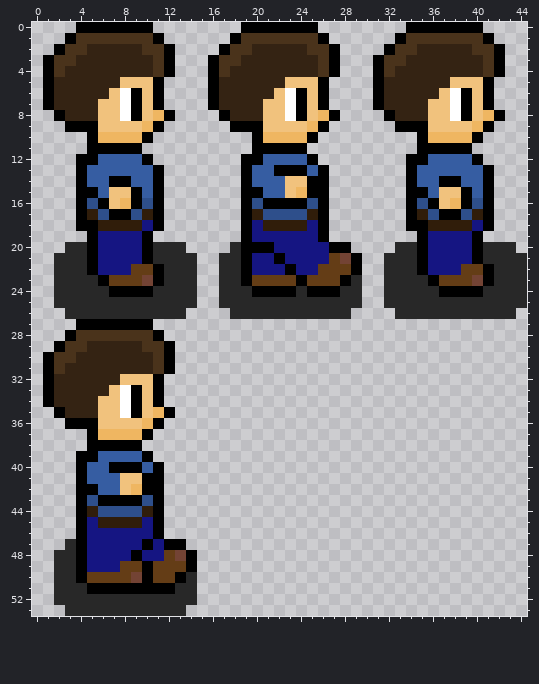
Pixel-art sprite, stored at Luckie's Journey/Characters/Luckie/Movement/Right/Luckie Right Movement .png. The first picture shows the starting point.
The file is 45x54 pixels.
The result:
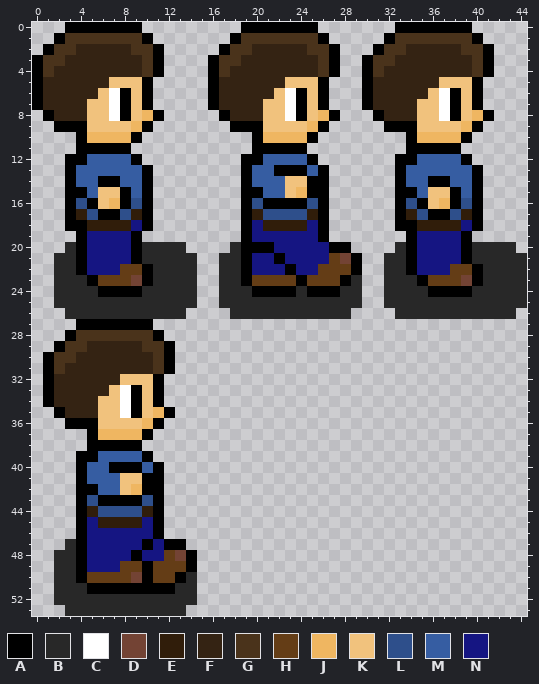
Palette (. is transparent): A #000000  B #282828  C #ffffff  D #734334  E #301d0a  F #342313  G #4a331b  H #643d16  J #efb661  K #f1c27d  L #2e4f8b  M #365da2  N #151582
From old to new:
y 0: x 3 . -> A; x 10 A -> .; x 33 . -> A; x 40 A -> .
y 1: x 2..3 .A -> AG; x 10..11 GA -> A.; x 32..33 .A -> AG; x 40..41 GA -> A.
y 2: x 1..2 .A -> AG; x 4 G -> F; x 9 F -> G; x 11..12 GA -> A.; x 31..32 .A -> AG; x 34 G -> F; x 39 F -> G; x 41..42 GA -> A.
y 3: x 0..1 .A -> AG; x 3 G -> F; x 10..12 FGA -> GA.; x 30..31 .A -> AG; x 33 G -> F; x 40..42 FGA -> GA.
y 4: x 0..2 .AG -> AGF; x 10..12 FGA -> GA.; x 30..32 .AG -> AGF; x 40..42 FGA -> GA.
y 5: x 0..1 .A -> AF; x 7 F -> K; x 10..11 KA -> A.; x 30..31 .A -> AF; x 37 F -> K; x 40..41 KA -> A.
y 6: x 0..1 .A -> AF; x 6..11 FKCAKA -> KCAKA.; x 30..31 .A -> AF; x 36..41 FKCAKA -> KCAKA.
y 7: x 0..1 .A -> AF; x 5 F -> K; x 7..11 KCAKA -> CAKA.; x 30..31 .A -> AF; x 35 F -> K; x 37..41 KCAKA -> CAKA.
y 8: x 1..2 .A -> AF; x 5 F -> K; x 7..12 KCAKJA -> CAKJA.; x 31..32 .A -> AF; x 35 F -> K; x 37..42 KCAKJA -> CAKJA.
y 9: x 2 . -> A; x 5 A -> K; x 9..11 KJA -> JA.; x 32 . -> A; x 35 A -> K; x 39..41 KJA -> JA.
y 10: x 4..5 .A -> AJ; x 9..10 JA -> A.; x 34..35 .A -> AJ; x 39..40 JA -> A.
y 11: x 4 . -> A; x 9 A -> .; x 34 . -> A; x 39 A -> .
y 12: x 3 . -> A; x 5 A -> M; x 9..10 MA -> A.; x 33 . -> A; x 35 A -> M; x 39..40 MA -> A.
y 13: x 3..4 .A -> AM; x 10..11 MA -> A.; x 33..34 .A -> AM; x 40..41 MA -> A.
y 14: x 3..4 .A -> AM; x 6 M -> A; x 8 A -> M; x 10..11 MA -> A.; x 33..34 .A -> AM; x 36 M -> A; x 38 A -> M; x 40..41 MA -> A.
y 15: x 3 . -> A; x 5..6 AM -> MK; x 8..11 KAMA -> AMA.; x 33 . -> A; x 35..36 AM -> MK; x 38..41 KAMA -> AMA.
y 16: x 3..11 .ALAKJALA -> ALAKJALA.; x 33..41 .ALAKJALA -> ALAKJALA.
y 17: x 3..6 .AEL -> AELA; x 8..11 ALEA -> LEA.; x 33..36 .AEL -> AELA; x 38..41 ALEA -> LEA.
y 18: x 3 . -> A; x 5 A -> E; x 9..11 ENA -> NA.; x 33 . -> A; x 35 A -> E; x 39..41 ENA -> NA.
y 19: x 4..5 .A -> AN; x 9..10 NA -> A.; x 34..35 .A -> AN; x 39..40 NA -> A.
y 20..21: x 4..5 BA -> AN; x 9..10 NA -> AB; x 34..35 BA -> AN; x 39..40 NA -> AB
y 22: x 4..5 BA -> AN; x 8 N -> H; x 10..11 HA -> AB; x 34..35 BA -> AN; x 38 N -> H; x 40..41 HA -> AB
y 23: x 5..6 BA -> AH; x 9..11 HDA -> DAB; x 35..36 BA -> AH; x 39..41 HDA -> DAB
y 24: x 6 B -> A; x 10 A -> B; x 36 B -> A; x 40 A -> B
Changed places in both pictures, as pixel boxes (x1, y1, x2, y2):
changed: (32, 22, 175, 297)
changed: (362, 22, 505, 297)
